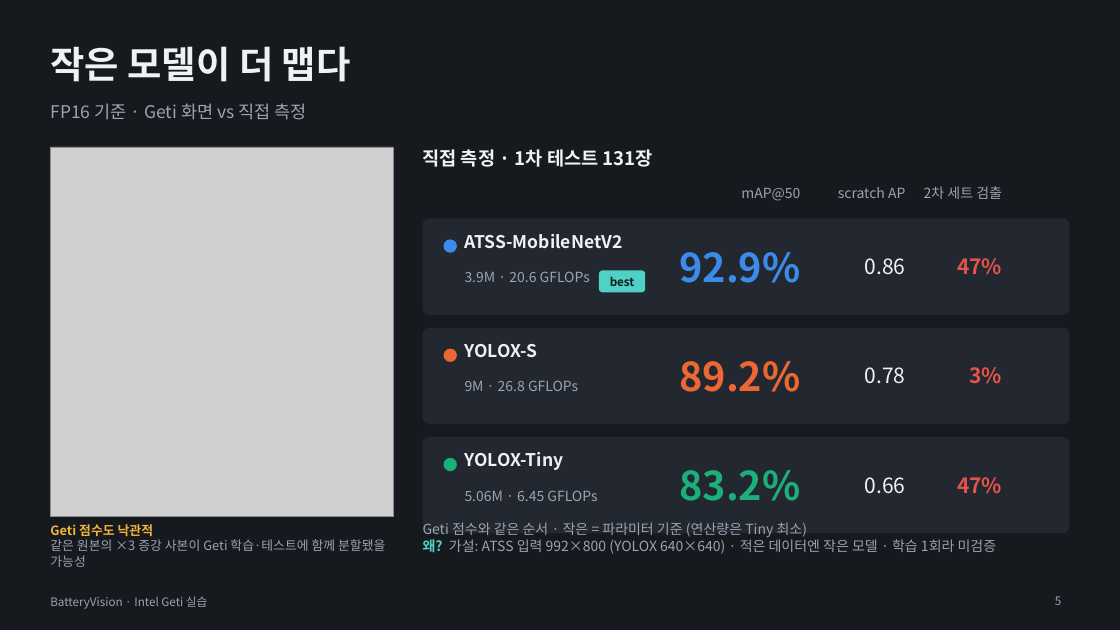
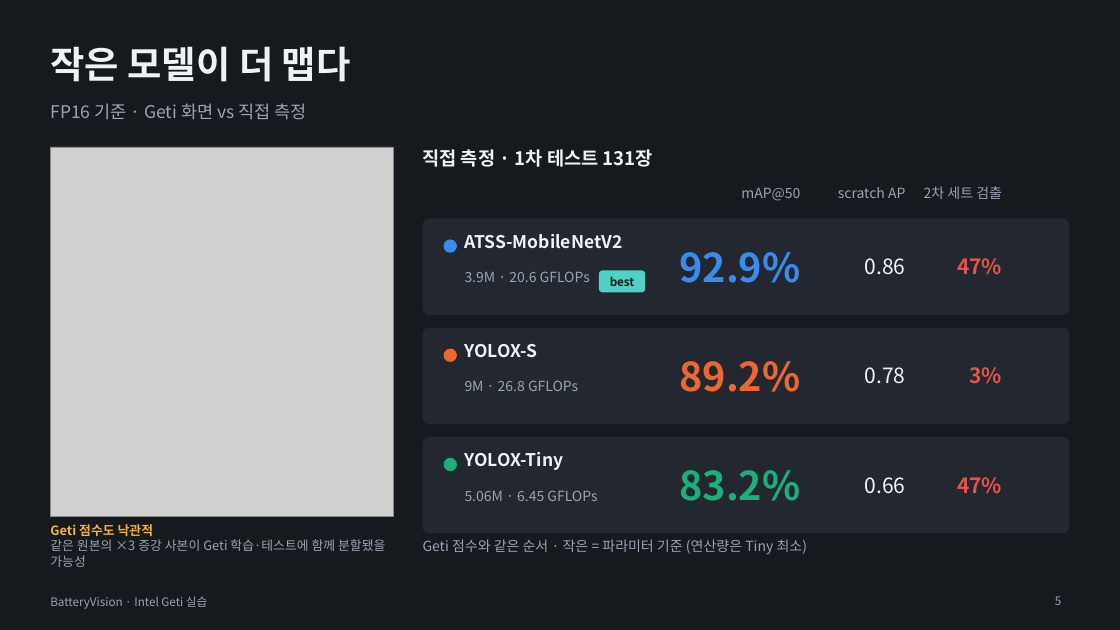
Before and after one commit to se4nchoi/batteryvision, a slide deck: slide 5 of docs/submission/BatteryVision_발표.pptx. Drawn at 1120x630 pixels with LibreOffice and Linux fonts; fonts in the diff are those of the drawing; grey boxes stand for pictures. Boxes give left, top, right and bottom in pixels: in the first picture for what was removed or moved away, otherwise in the second. Text is boxed around its words. In the diff, an @@ line names an element or a change of style, - is before the commit and + after.

```diff
--- a/docs/submission/BatteryVision_발표.pptx
+++ b/docs/submission/BatteryVision_발표.pptx
@@ text at box(423, 539, 997, 554): paragraph removed @@
-왜? 가설: ATSS 입력 992×800 (YOLOX 640×640) · 적은 데이터엔 작은 모델 · 학습 1회라 미검증
@@ text "Geti 점수와 같은 순서 · ...": place and size @@
-text "Geti 점수와 같은 순서 · ..." at box(423, 522, 997, 554)
+text "Geti 점수와 같은 순서 · ..." at box(423, 539, 807, 554)
```
Also in this commit, not shown: 5 other slides changed, 1 slide added, 1 other file.
